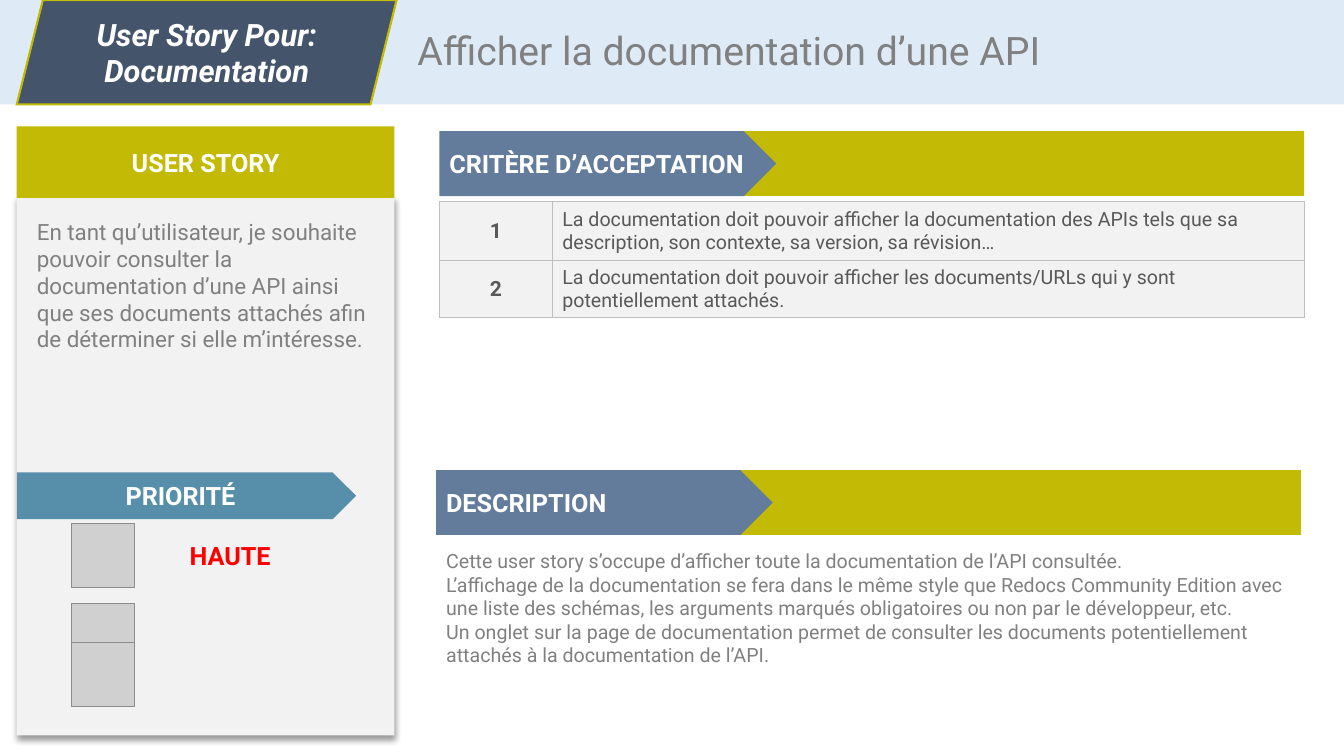
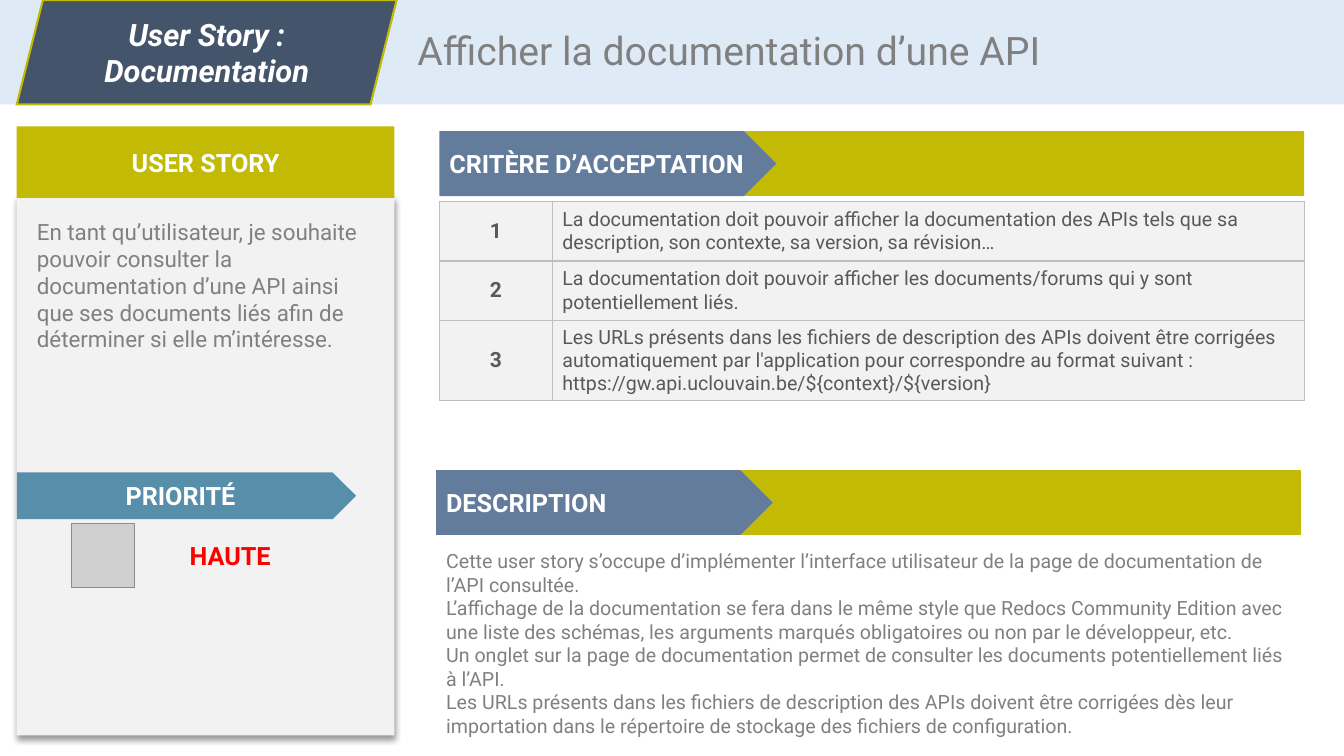
Before and after one commit to CC4K/api-catalog-development, a slide deck: slide 5 of reports/S3-User-Stories/user-stories-dev.odp (slide 2 before the commit). Drawn at 1344x756 pixels with LibreOffice and Linux fonts; fonts in the diff are those of the drawing; grey boxes stand for pictures. Boxes give left, top, right and bottom in pixels: in the first picture for what was removed or moved away, otherwise in the second. Text is boxed around its words. In the diff, an @@ line names an element or a change of style, - is before the commit and + after.

Commit message:
updated user stories (meeting tomorrow)

```diff
--- a/reports/S3-User-Stories/user-stories-dev.odp
+++ b/reports/S3-User-Stories/user-stories-dev.odp
@@ text in parallelogram at box(104, 24, 309, 83): text changed @@
-User Story Pour: Documentation
+User Story :
+Documentation
@@ table at box(439, 201, 1304, 401) @@
-row 2: 2 | La documentation doit pouvoir afficher les documents/URLs qui y sont potentiellement attachés.
+row 2: 2 | La documentation doit pouvoir afficher les documents/forums qui y sont potentiellement liés.
+row 3: 3 | Les URLs présents dans les fichiers de description des APIs doivent être corrigées automatiquement par l'application pour correspondre au format suivant : / https://gw.api.uclouvain.be/${context}/${version}
@@ text at box(37, 223, 357, 347): text changed @@
-En tant qu’utilisateur, je souhaite pouvoir consulter la documentation d’une API ainsi que ses documents attachés afin de déterminer si elle m’intéresse.
+En tant qu’utilisateur, je souhaite pouvoir consulter la documentation d’une API ainsi que ses documents liés afin de déterminer si elle m’intéresse.
@@ text at box(446, 553, 1262, 592): text changed @@
-Cette user story s’occupe d’afficher toute la documentation de l’API consultée.
+Cette user story s’occupe d’implémenter l’interface utilisateur de la page de documentation de l’API consultée.
@@ picture removed at box(72, 602, 135, 666) @@
@@ picture removed at box(72, 643, 135, 706) @@
@@ text at box(446, 647, 1282, 737): text changed @@
-Un onglet sur la page de documentation permet de consulter les documents potentiellement attachés à la documentation de l’API.
+Un onglet sur la page de documentation permet de consulter les documents potentiellement liés à l’API.
+Les URLs présents dans les fichiers de description des APIs doivent être corrigées dès leur importation dans le répertoire de stockage des fichiers de configuration.
```
Also in this commit, not shown: 9 other slides changed, 4 slides added, 1 slide removed, 11 other files.
